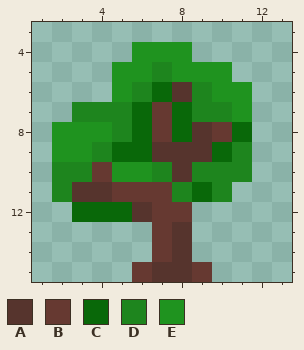
File history of a pixel-art sprite, src/textures/tree-02.png. The picture above is the old version.
The file is 16x16 pixels. Shown: x 1..13, y 3..15.
Palette (. is transparent): A #56342d  B #663931  C #096809  D #1e851e  E #1f931f
The result:
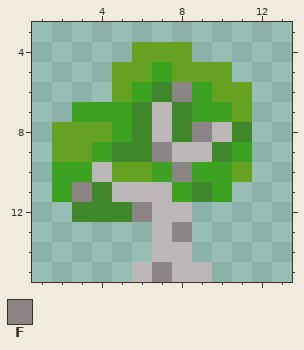
Colours new in this view: F #8a8584
Diff:
Colour B changes from #663931 to #bab7b6.
Colour C changes from #096809 to #41882d.
Colour D changes from #1e851e to #3da222.
Colour E changes from #1f931f to #65a222.
The edit turns colour A into colour B in row 9 at x 8 to 9; in rows 14 to 15 at x 8.
The edit turns colour A into colour C in row 11 at x 4.
The edit turns colour D into colour E in row 10 at x 11.
The edit turns colour A into colour F in row 6 at x 8; in row 8 at x 9; in row 9 at x 7; in row 10 at x 8; in row 11 at x 3; in row 12 at x 6.
The edit turns colour A into colour F in row 13 at x 8; in row 15 at x 7.
